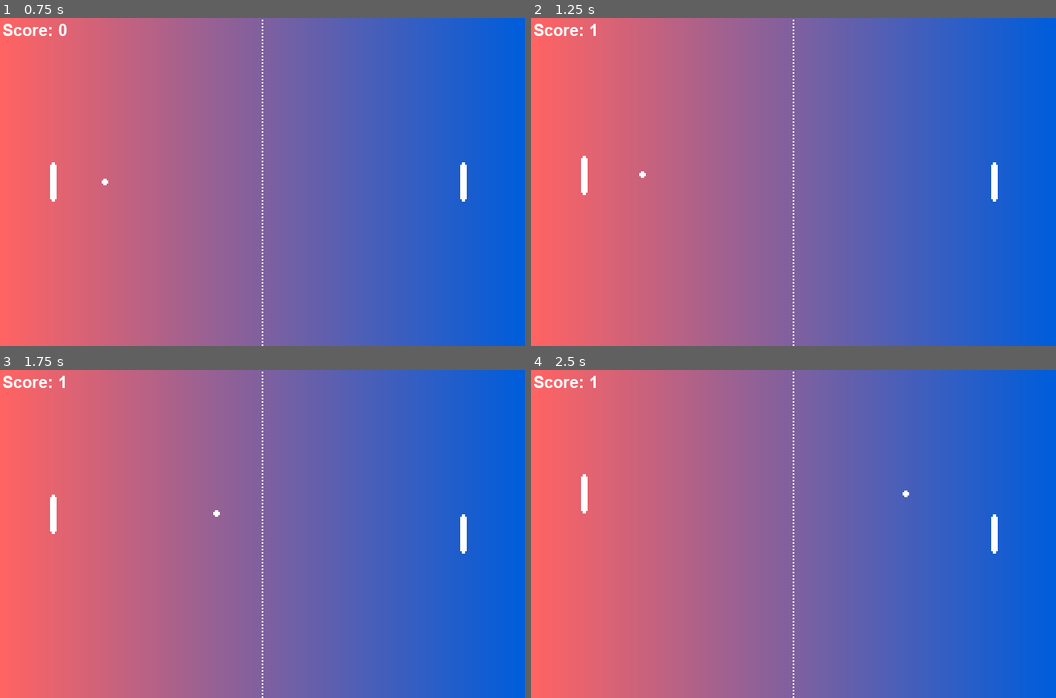
Above: before the commit, frames 1-4 (two rows, left to right).
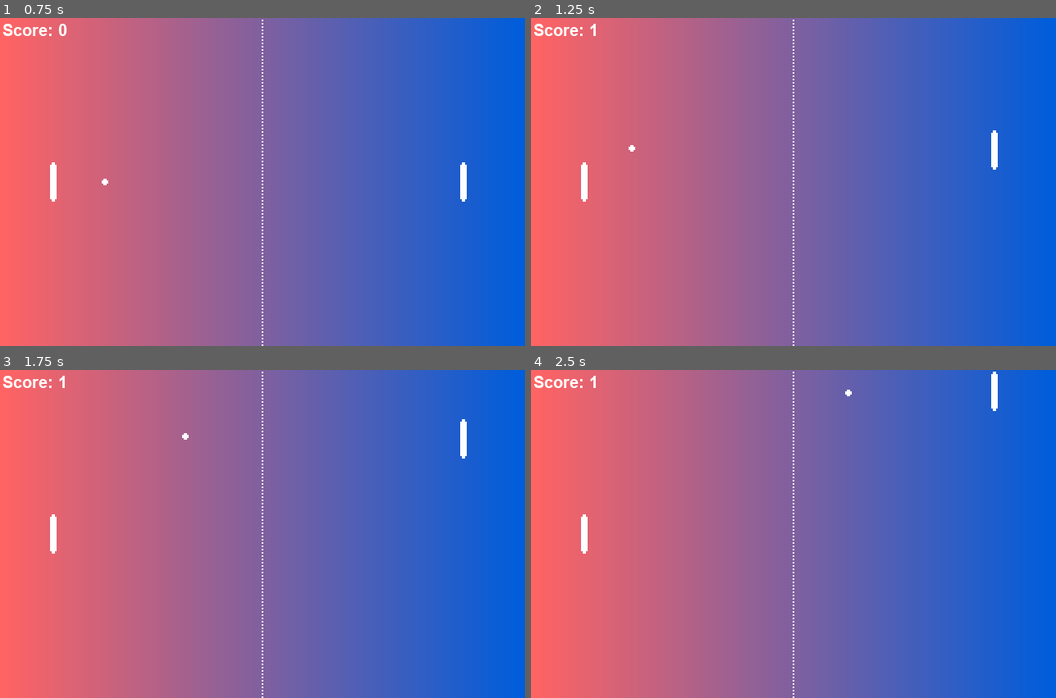
Above: after the commit, the same moments.

Repository: PhoenixFlame101/pong-with-godot
Game: Godot game, scene res://pong.tscn
The game is run twice, just before and just after one commit, with the same random seed, the same clock (stepped at 60 frames per second) and the same inputs.
Inputs:
- Up to frame 1 (0.75 s): tap Enter (ui_accept) at 0.5 s
- Up to frame 2 (1.25 s): tap Enter (ui_accept) at 0.77 s
- Up to frame 3 (1.75 s): tap Enter (ui_accept) at 1.52 s
- Up to frame 4 (2.5 s): no input

Frame 1 is identical in both runs. In frame 2, 0.3% of the frame differs, in the area x 9-89%, y 34-56%; in frame 3, 0.5%; in frame 4, 0.6%, in the area x 9-89%, y 0-56%.

Commit message:
#1- AI done on right side
#1 - AI Coded on right side

Diff:
--- a/Left.gd
+++ b/Left.gd
@@ -29,18 +29,12 @@
 
 # Called every frame. 'delta' is the elapsed time since the previous frame.
 func _process(delta):
-	#var x_pos = (global.ball_direction[0] / _screen_size_x)*2 - 1
 	var y_pos = (float(global.ball_direction[1]) / (float(_screen_size_y) *0.5))- 1
-	#print("BALLY: " + String(global.ball_direction[1]) + " SCREENY: " + String(_screen_size_y)
-	#+ " A/B: " + String((float(global.ball_direction[1]) / float((_screen_size_y *0.5)))))
-	#print(" FLOAT BALLY: " + String(float(global.ball_direction[1])) + " SCREENFLOAT: " + String(float(_screen_size_y)))
-	#print(y_pos)
-	print(global.ball_pos)
-	print(Vector2.LEFT)
-	print((Vector2.LEFT * 2).x)
-	print(global.ball_pos[1])
+	#print(global.ball_pos)
+	#print(Vector2.LEFT)
+	#print((Vector2.LEFT * 2).x)
+	#print(global.ball_pos[1])
 	position.y = global.ball_pos[1]
-	#position.y = clamp(position.y + 0 * MOVE_SPEED * delta, 16, _screen_size_y - 16)
 
 func _on_area_entered(area):
 	if area.name == "Ball":
--- a/logic/paddle.gd
+++ b/logic/paddle.gd
@@ -21,9 +21,9 @@
 
 func _process(delta):
 	# Move up and down based on input.S
-	if n == "right":
+	if n == "left":
 		var input = Input.get_action_strength(_down) - Input.get_action_strength(_up)
-		# position.y = clamp(position.y + _ball_dir * MOVE_SPEED * delta ,16,_screen_size_y - 16)
+		#position.y = clamp(position.y + _ball_dir * MOVE_SPEED * delta ,16,_screen_size_y - 16)
 		position.y = clamp(position.y + input * MOVE_SPEED * delta, 16, _screen_size_y - 16)
 
 
--- a/pong.tscn
+++ b/pong.tscn
@@ -42,7 +42,7 @@
 [node name="Left" type="Area2D" parent="."]
 position = Vector2( 65, 200 )
 scale = Vector2( 1, 1.5 )
-script = ExtResource( 9 )
+script = ExtResource( 1 )
 
 [node name="Sprite" type="Sprite" parent="Left"]
 texture = ExtResource( 2 )
@@ -53,7 +53,7 @@
 [node name="Right" type="Area2D" parent="."]
 position = Vector2( 565, 200 )
 scale = Vector2( 1, 1.5 )
-script = ExtResource( 1 )
+script = ExtResource( 9 )
 
 [node name="Sprite" type="Sprite" parent="Right"]
 texture = ExtResource( 2 )
